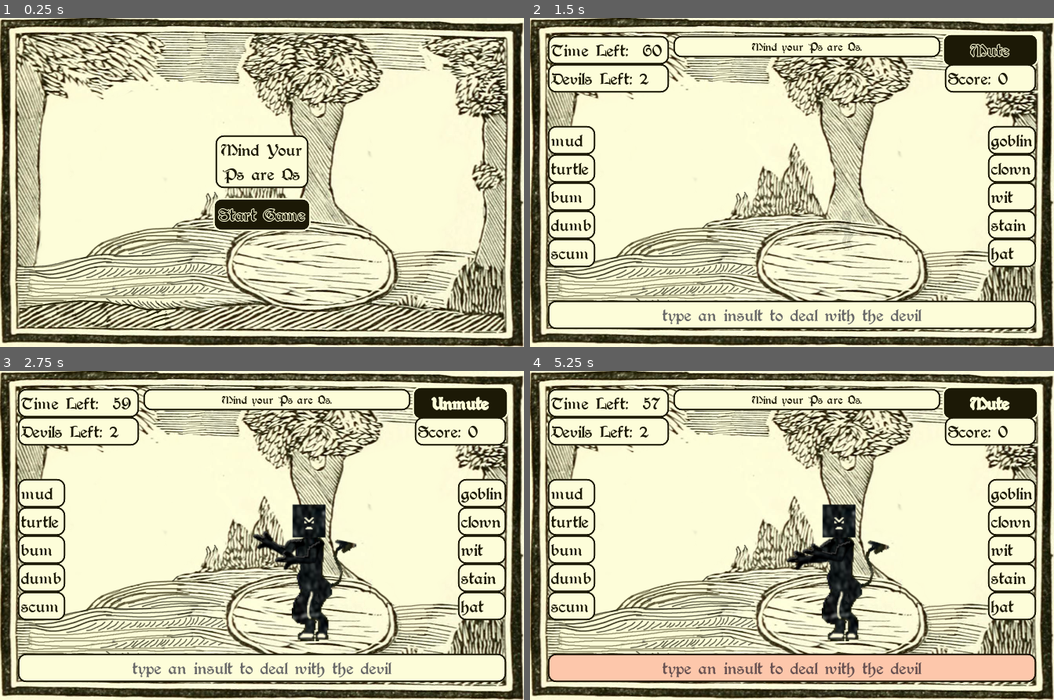
Above: before the commit, frames 1-4 (two rows, left to right).
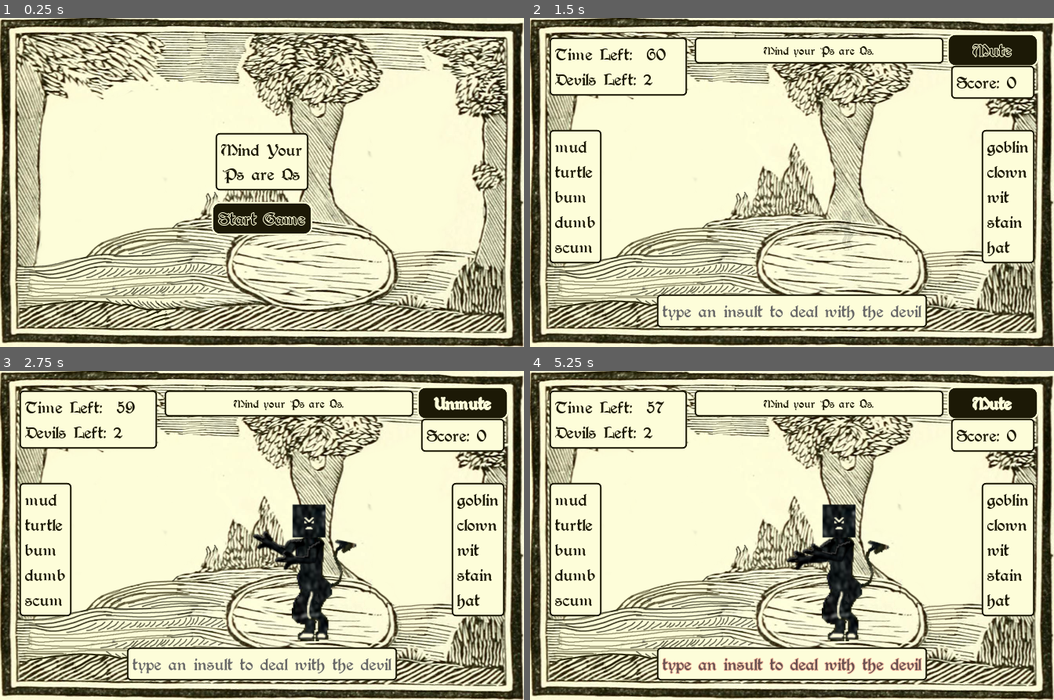
Above: after the commit, the same moments.

Repository: hoodscott/psareqs
Game: Godot game, scene res://scenes/Game.tscn
The game is run twice, just before and just after one commit, with the same random seed, the same clock (stepped at 60 frames per second) and the same inputs.
Inputs:
- Up to frame 1 (0.25 s): no input
- Up to frame 2 (1.5 s): click "Start Game" at 0.5 s; click "Ps are Qs" at 1.25 s
- Up to frame 3 (2.75 s): click "Mute" at 2 s
- Up to frame 4 (5.25 s): click "Unmute" at 2.75 s; tap Enter at 3.5 s; hold Right (ui_right) 3.53-4.28 s; tap Z at 3.6, 5.1 s; hold Down (ui_down) 4.28-5.03 s; tap Backspace at 4.35 s; hold Right (ui_right) from 5.03 s (still down)

The runs differ from the first frame. In frame 1, 1.7% of the frame differs, in the area x 40-60%, y 34-67%; in frame 2, 14%; in frame 3, 14%; in frame 4, 17%, in the area x 3-97%, y 5-95%.

Commit message:
Moves label background stylebox to dedicated panel
This allows separate lines of labels to be but in the one box
to slightly clean up look.
Also trialled using 9patch rect to make the stylebox match the handdrawn
background but couldnt work out how the sizing/stretching works (some
borders were too thin, some too thick)

Diff:
--- /dev/null
+++ b/resources/styleboxflat.tres
@@ -0,0 +1,13 @@
+[gd_resource type="StyleBoxFlat" format=2]
+
+[resource]
+bg_color = Color( 0.996078, 0.996078, 0.854902, 1 )
+border_width_left = 2
+border_width_top = 2
+border_width_right = 2
+border_width_bottom = 2
+border_color = Color( 0.113725, 0.101961, 0.027451, 1 )
+corner_radius_top_left = 5
+corner_radius_top_right = 5
+corner_radius_bottom_right = 5
+corner_radius_bottom_left = 5
--- /dev/null
+++ b/resources/styleboxtexture.tres
@@ -0,0 +1,13 @@
+[gd_resource type="StyleBoxTexture" load_steps=2 format=2]
+
+[ext_resource path="res://assets/img/9patchrect.png" type="Texture" id=1]
+
+[resource]
+texture = ExtResource( 1 )
+region_rect = Rect2( 0, 0, 167, 105 )
+margin_left = 5.0
+margin_right = 5.0
+margin_top = 5.0
+margin_bottom = 5.0
+axis_stretch_horizontal = 1
+axis_stretch_vertical = 1
--- a/resources/theme.tres
+++ b/resources/theme.tres
@@ -1,6 +1,7 @@
 [gd_resource type="Theme" load_steps=4 format=2]
 
 [ext_resource path="res://resources/font_24pt.tres" type="DynamicFont" id=1]
+[ext_resource path="res://resources/styleboxflat.tres" type="StyleBox" id=2]
 
 [sub_resource type="StyleBoxFlat" id=2]
 bg_color = Color( 0.113725, 0.101961, 0.027451, 1 )
@@ -18,22 +19,6 @@
 expand_margin_top = 5.0
 expand_margin_bottom = 5.0
 
-[sub_resource type="StyleBoxFlat" id=1]
-bg_color = Color( 0.996078, 0.996078, 0.854902, 1 )
-border_width_left = 2
-border_width_top = 2
-border_width_right = 2
-border_width_bottom = 2
-border_color = Color( 0.113725, 0.101961, 0.027451, 1 )
-corner_radius_top_left = 10
-corner_radius_top_right = 10
-corner_radius_bottom_right = 10
-corner_radius_bottom_left = 10
-expand_margin_left = 2.0
-expand_margin_right = 2.0
-expand_margin_top = 2.0
-expand_margin_bottom = 2.0
-
 [resource]
 default_font = ExtResource( 1 )
 Button/colors/font_color = Color( 0.113725, 0.101961, 0.027451, 1 )
@@ -45,4 +30,8 @@
 Button/styles/normal = SubResource( 2 )
 Button/styles/pressed = SubResource( 2 )
 Label/colors/font_color = Color( 0.113725, 0.101961, 0.027451, 1 )
-Label/styles/normal = SubResource( 1 )
+MarginContainer/constants/margin_bottom = 5
+MarginContainer/constants/margin_left = 5
+MarginContainer/constants/margin_right = 5
+MarginContainer/constants/margin_top = 5
+PanelContainer/styles/panel = ExtResource( 2 )
--- a/scenes/ui/UI.gd
+++ b/scenes/ui/UI.gd
@@ -12,7 +12,7 @@
 signal curse_chosen(index)
 
 
-onready var AudioManager := $GameContainer/VBoxContainer/HBoxContainer/VBoxContainer2/AudioManager
+onready var AudioManager := $GameContainer/VBoxContainer/TopRow/TopRight/AudioManager
 onready var _GameContainer := $GameContainer
 onready var _StartContainer := $StartContainer
 onready var _CurseChooser := $ChooserContainer
@@ -21,16 +21,16 @@
   $ChooserContainer/CurseChooser/Choice2,
   $ChooserContainer/CurseChooser/Choice3
  ]
-onready var _GameOver := $StartContainer/VBoxContainer/GameOver
+onready var _GameOver := $StartContainer/VBoxContainer/PanelContainer/MarginContainer/GameOver
 onready var _StartButton := $StartContainer/VBoxContainer/StartButton
 onready var _GameTimer := $Timer
-onready var _Clock := $GameContainer/VBoxContainer/HBoxContainer/VBoxContainer/Clock
-onready var _Devils := $GameContainer/VBoxContainer/HBoxContainer/VBoxContainer/Devils
-onready var _Rules := $GameContainer/VBoxContainer/HBoxContainer/VBoxContainer1/Rules
-onready var _Score := $GameContainer/VBoxContainer/HBoxContainer/VBoxContainer2/Score
-onready var _PrefixList := $GameContainer/VBoxContainer/Fragments/Prefixes
-onready var _SuffixList := $GameContainer/VBoxContainer/Fragments/Suffixes
-onready var _Typed := $GameContainer/VBoxContainer/Typed
+onready var _Clock := $GameContainer/VBoxContainer/TopRow/TopLeft/PanelContainer/MarginContainer/VBoxContainer/Clock
+onready var _Devils :=$GameContainer/VBoxContainer/TopRow/TopLeft/PanelContainer/MarginContainer/VBoxContainer/Devils
+onready var _Rules := $GameContainer/VBoxContainer/TopRow/TopMid/RulesPanel/MarginContainer/Rules
+onready var _Score := $GameContainer/VBoxContainer/TopRow/TopRight/PanelContainer/MarginContainer/Score
+onready var _PrefixList := $GameContainer/VBoxContainer/Fragments/VBoxContainer2/PanelContainer/MarginContainer/Prefixes
+onready var _SuffixList := $GameContainer/VBoxContainer/Fragments/VBoxContainer/PanelContainer/MarginContainer/Suffixes
+onready var _Typed := $GameContainer/VBoxContainer/Bottom/PanelContainer/MarginContainer/Typed
 onready var _Animations := $AnimationPlayer
 
 
--- a/scenes/ui/UI.tscn
+++ b/scenes/ui/UI.tscn
@@ -7,7 +7,7 @@
 [sub_resource type="Animation" id=1]
 length = 0.001
 tracks/0/type = "value"
-tracks/0/path = NodePath("GameContainer/VBoxContainer/Typed:rect_position")
+tracks/0/path = NodePath("GameContainer/VBoxContainer/Bottom/PanelContainer/MarginContainer/Typed:rect_position")
 tracks/0/interp = 1
 tracks/0/loop_wrap = true
 tracks/0/imported = false
@@ -19,7 +19,7 @@
 "values": [ Vector2( 0, 338 ) ]
 }
 tracks/1/type = "value"
-tracks/1/path = NodePath("GameContainer/VBoxContainer/Typed:modulate")
+tracks/1/path = NodePath("GameContainer/VBoxContainer/Bottom/PanelContainer/MarginContainer/Typed:modulate")
 tracks/1/interp = 1
 tracks/1/loop_wrap = true
 tracks/1/imported = false
@@ -33,9 +33,9 @@
 
 [sub_resource type="Animation" id=2]
 resource_name = "incorrect"
-length = 0.6
+length = 0.4
 tracks/0/type = "value"
-tracks/0/path = NodePath("GameContainer/VBoxContainer/Typed:modulate")
+tracks/0/path = NodePath("GameContainer/VBoxContainer/Bottom/PanelContainer/MarginContainer/Typed:modulate")
 tracks/0/interp = 1
 tracks/0/loop_wrap = true
 tracks/0/imported = false
@@ -44,7 +44,7 @@
 "times": PoolRealArray( 0, 0.1, 0.2, 0.3, 0.4, 0.5, 0.6 ),
 "transitions": PoolRealArray( 1, 1, 1, 1, 1, 1, 1 ),
 "update": 0,
-"values": [ Color( 1, 1, 1, 1 ), Color( 1, 0.678431, 0.678431, 1 ), Color( 1, 1, 1, 1 ), Color( 1, 0.678431, 0.678431, 1 ), Color( 1, 0.919608, 0.919608, 1 ), Color( 1, 0.678431, 0.678431, 1 ), Color( 1, 1, 1, 1 ) ]
+"values": [ Color( 1, 1, 1, 1 ), Color( 1, 0.678431, 0.678431, 1 ), Color( 1, 1, 1, 1 ), Color( 1, 0.678431, 0.678431, 1 ), Color( 1, 1, 1, 1 ), Color( 1, 0.678431, 0.678431, 1 ), Color( 1, 1, 1, 1 ) ]
 }
 
 [node name="UI" type="CanvasLayer"]
@@ -65,138 +65,234 @@
 margin_bottom = 395.0
 alignment = 1
 
-[node name="HBoxContainer" type="HBoxContainer" parent="GameContainer/VBoxContainer"]
+[node name="TopRow" type="HBoxContainer" parent="GameContainer/VBoxContainer"]
 margin_right = 618.0
-margin_bottom = 89.0
+margin_bottom = 78.0
 custom_constants/separation = 10
 
-[node name="VBoxContainer" type="VBoxContainer" parent="GameContainer/VBoxContainer/HBoxContainer"]
-margin_right = 150.0
-margin_bottom = 89.0
+[node name="TopLeft" type="VBoxContainer" parent="GameContainer/VBoxContainer/TopRow"]
+margin_right = 175.0
+margin_bottom = 78.0
 rect_min_size = Vector2( 150, 0 )
 size_flags_horizontal = 3
 
-[node name="Clock" type="Label" parent="GameContainer/VBoxContainer/HBoxContainer/VBoxContainer"]
-margin_right = 150.0
-margin_bottom = 32.0
+[node name="PanelContainer" type="PanelContainer" parent="GameContainer/VBoxContainer/TopRow/TopLeft"]
+margin_right = 175.0
+margin_bottom = 74.0
+rect_min_size = Vector2( 175, 0 )
+
+[node name="MarginContainer" type="MarginContainer" parent="GameContainer/VBoxContainer/TopRow/TopLeft/PanelContainer"]
+margin_left = 2.0
+margin_top = 2.0
+margin_right = 173.0
+margin_bottom = 72.0
+
+[node name="VBoxContainer" type="VBoxContainer" parent="GameContainer/VBoxContainer/TopRow/TopLeft/PanelContainer/MarginContainer"]
+margin_left = 5.0
+margin_top = 5.0
+margin_right = 166.0
+margin_bottom = 65.0
+
+[node name="Clock" type="Label" parent="GameContainer/VBoxContainer/TopRow/TopLeft/PanelContainer/MarginContainer/VBoxContainer"]
+margin_right = 161.0
+margin_bottom = 28.0
 rect_min_size = Vector2( 140, 0 )
 text = "Time: xxx"
 
-[node name="Devils" type="Label" parent="GameContainer/VBoxContainer/HBoxContainer/VBoxContainer"]
-margin_top = 36.0
-margin_right = 150.0
-margin_bottom = 68.0
+[node name="Devils" type="Label" parent="GameContainer/VBoxContainer/TopRow/TopLeft/PanelContainer/MarginContainer/VBoxContainer"]
+margin_top = 32.0
+margin_right = 161.0
+margin_bottom = 60.0
 rect_min_size = Vector2( 140, 0 )
 text = "Demons: xxx"
 
-[node name="VBoxContainer1" type="VBoxContainer" parent="GameContainer/VBoxContainer/HBoxContainer"]
-margin_left = 160.0
-margin_right = 496.0
-margin_bottom = 89.0
+[node name="TopMid" type="VBoxContainer" parent="GameContainer/VBoxContainer/TopRow"]
+margin_left = 185.0
+margin_right = 494.0
+margin_bottom = 78.0
 size_flags_horizontal = 3
 size_flags_stretch_ratio = 3.0
 
-[node name="Rules" type="Label" parent="GameContainer/VBoxContainer/HBoxContainer/VBoxContainer1"]
-margin_right = 336.0
-margin_bottom = 89.0
+[node name="RulesPanel" type="PanelContainer" parent="GameContainer/VBoxContainer/TopRow/TopMid"]
+margin_right = 309.0
+margin_bottom = 33.0
+
+[node name="MarginContainer" type="MarginContainer" parent="GameContainer/VBoxContainer/TopRow/TopMid/RulesPanel"]
+margin_left = 2.0
+margin_top = 2.0
+margin_right = 307.0
+margin_bottom = 31.0
+
+[node name="Rules" type="Label" parent="GameContainer/VBoxContainer/TopRow/TopMid/RulesPanel/MarginContainer"]
+margin_left = 5.0
+margin_top = 5.0
+margin_right = 300.0
+margin_bottom = 24.0
 custom_fonts/font = ExtResource( 1 )
-text = "Mind your Ps are Qs, and vowels are shifted, and words are backwards, and vowels are all Es, and words are in alphabetical order, and Ds are Bs
-"
+text = " and words are in alphabetical order, "
 align = 1
 autowrap = true
 
-[node name="VBoxContainer2" type="VBoxContainer" parent="GameContainer/VBoxContainer/HBoxContainer"]
-margin_left = 506.0
+[node name="TopRight" type="VBoxContainer" parent="GameContainer/VBoxContainer/TopRow"]
+margin_left = 504.0
 margin_right = 618.0
-margin_bottom = 89.0
+margin_bottom = 78.0
 size_flags_horizontal = 3
 
-[node name="AudioManager" parent="GameContainer/VBoxContainer/HBoxContainer/VBoxContainer2" instance=ExtResource( 2 )]
-margin_right = 112.0
+[node name="AudioManager" parent="GameContainer/VBoxContainer/TopRow/TopRight" instance=ExtResource( 2 )]
+margin_right = 114.0
 margin_bottom = 32.0
 focus_mode = 0
 
-[node name="Score" type="Label" parent="GameContainer/VBoxContainer/HBoxContainer/VBoxContainer2"]
+[node name="PanelContainer" type="PanelContainer" parent="GameContainer/VBoxContainer/TopRow/TopRight"]
 margin_top = 36.0
+margin_right = 114.0
+margin_bottom = 78.0
+
+[node name="MarginContainer" type="MarginContainer" parent="GameContainer/VBoxContainer/TopRow/TopRight/PanelContainer"]
+margin_left = 2.0
+margin_top = 2.0
 margin_right = 112.0
-margin_bottom = 68.0
+margin_bottom = 40.0
+custom_constants/margin_right = 5
+custom_constants/margin_top = 5
+custom_constants/margin_left = 5
+custom_constants/margin_bottom = 5
+
+[node name="Score" type="Label" parent="GameContainer/VBoxContainer/TopRow/TopRight/PanelContainer/MarginContainer"]
+margin_left = 5.0
+margin_top = 5.0
+margin_right = 105.0
+margin_bottom = 33.0
 text = "Score: xxx"
 
 [node name="Fragments" type="HBoxContainer" parent="GameContainer/VBoxContainer"]
-margin_top = 93.0
+margin_top = 82.0
 margin_right = 618.0
-margin_bottom = 334.0
+margin_bottom = 324.0
 size_flags_vertical = 3
 
-[node name="Prefixes" type="VBoxContainer" parent="GameContainer/VBoxContainer/Fragments"]
-margin_right = 112.0
-margin_bottom = 241.0
-alignment = 1
-
-[node name="Label" type="Label" parent="GameContainer/VBoxContainer/Fragments/Prefixes"]
-margin_top = 50.0
-margin_right = 112.0
-margin_bottom = 82.0
-text = "test content"
-
-[node name="Label2" type="Label" parent="GameContainer/VBoxContainer/Fragments/Prefixes"]
-margin_top = 86.0
-margin_right = 112.0
-margin_bottom = 118.0
-text = "test content"
-
-[node name="Label3" type="Label" parent="GameContainer/VBoxContainer/Fragments/Prefixes"]
-margin_top = 122.0
-margin_right = 112.0
-margin_bottom = 154.0
-text = "test content"
-
-[node name="Label4" type="Label" parent="GameContainer/VBoxContainer/Fragments/Prefixes"]
-margin_top = 158.0
-margin_right = 112.0
+[node name="VBoxContainer2" type="VBoxContainer" parent="GameContainer/VBoxContainer/Fragments"]
+margin_right = 122.0
+margin_bottom = 242.0
+alignment = 1
+
+[node name="PanelContainer" type="PanelContainer" parent="GameContainer/VBoxContainer/Fragments/VBoxContainer2"]
+margin_top = 52.0
+margin_right = 122.0
 margin_bottom = 190.0
+
+[node name="MarginContainer" type="MarginContainer" parent="GameContainer/VBoxContainer/Fragments/VBoxContainer2/PanelContainer"]
+margin_left = 2.0
+margin_top = 2.0
+margin_right = 120.0
+margin_bottom = 136.0
+
+[node name="Prefixes" type="VBoxContainer" parent="GameContainer/VBoxContainer/Fragments/VBoxContainer2/PanelContainer/MarginContainer"]
+margin_left = 5.0
+margin_top = 5.0
+margin_right = 113.0
+margin_bottom = 129.0
+alignment = 1
+
+[node name="Label" type="Label" parent="GameContainer/VBoxContainer/Fragments/VBoxContainer2/PanelContainer/MarginContainer/Prefixes"]
+margin_right = 108.0
+margin_bottom = 28.0
+text = "test content"
+
+[node name="Label2" type="Label" parent="GameContainer/VBoxContainer/Fragments/VBoxContainer2/PanelContainer/MarginContainer/Prefixes"]
+margin_top = 32.0
+margin_right = 108.0
+margin_bottom = 60.0
+text = "test content"
+
+[node name="Label3" type="Label" parent="GameContainer/VBoxContainer/Fragments/VBoxContainer2/PanelContainer/MarginContainer/Prefixes"]
+margin_top = 64.0
+margin_right = 108.0
+margin_bottom = 92.0
+text = "test content"
+
+[node name="Label4" type="Label" parent="GameContainer/VBoxContainer/Fragments/VBoxContainer2/PanelContainer/MarginContainer/Prefixes"]
+margin_top = 96.0
+margin_right = 108.0
+margin_bottom = 124.0
 text = "test content"
 
 [node name="Spacer" type="HBoxContainer" parent="GameContainer/VBoxContainer/Fragments"]
-margin_left = 116.0
-margin_right = 502.0
-margin_bottom = 241.0
+margin_left = 126.0
+margin_right = 492.0
+margin_bottom = 242.0
 size_flags_horizontal = 3
 
-[node name="Suffixes" type="VBoxContainer" parent="GameContainer/VBoxContainer/Fragments"]
-margin_left = 506.0
+[node name="VBoxContainer" type="VBoxContainer" parent="GameContainer/VBoxContainer/Fragments"]
+margin_left = 496.0
 margin_right = 618.0
-margin_bottom = 241.0
-alignment = 1
-
-[node name="Label" type="Label" parent="GameContainer/VBoxContainer/Fragments/Suffixes"]
-margin_top = 50.0
-margin_right = 112.0
-margin_bottom = 82.0
-text = "test content"
-
-[node name="Label2" type="Label" parent="GameContainer/VBoxContainer/Fragments/Suffixes"]
-margin_top = 86.0
-margin_right = 112.0
-margin_bottom = 118.0
-text = "test content"
-
-[node name="Label3" type="Label" parent="GameContainer/VBoxContainer/Fragments/Suffixes"]
-margin_top = 122.0
-margin_right = 112.0
-margin_bottom = 154.0
-text = "test content"
-
-[node name="Label4" type="Label" parent="GameContainer/VBoxContainer/Fragments/Suffixes"]
-margin_top = 158.0
-margin_right = 112.0
+margin_bottom = 242.0
+alignment = 1
+
+[node name="PanelContainer" type="PanelContainer" parent="GameContainer/VBoxContainer/Fragments/VBoxContainer"]
+margin_top = 52.0
+margin_right = 122.0
 margin_bottom = 190.0
-text = "test content"
-
-[node name="Typed" type="Label" parent="GameContainer/VBoxContainer"]
-margin_top = 338.0
+
+[node name="MarginContainer" type="MarginContainer" parent="GameContainer/VBoxContainer/Fragments/VBoxContainer/PanelContainer"]
+margin_left = 2.0
+margin_top = 2.0
+margin_right = 120.0
+margin_bottom = 136.0
+
+[node name="Suffixes" type="VBoxContainer" parent="GameContainer/VBoxContainer/Fragments/VBoxContainer/PanelContainer/MarginContainer"]
+margin_left = 5.0
+margin_top = 5.0
+margin_right = 113.0
+margin_bottom = 129.0
+alignment = 1
+
+[node name="Label" type="Label" parent="GameContainer/VBoxContainer/Fragments/VBoxContainer/PanelContainer/MarginContainer/Suffixes"]
+margin_right = 108.0
+margin_bottom = 28.0
+text = "test content"
+
+[node name="Label2" type="Label" parent="GameContainer/VBoxContainer/Fragments/VBoxContainer/PanelContainer/MarginContainer/Suffixes"]
+margin_top = 32.0
+margin_right = 108.0
+margin_bottom = 60.0
+text = "test content"
+
+[node name="Label3" type="Label" parent="GameContainer/VBoxContainer/Fragments/VBoxContainer/PanelContainer/MarginContainer/Suffixes"]
+margin_top = 64.0
+margin_right = 108.0
+margin_bottom = 92.0
+text = "test content"
+
+[node name="Label4" type="Label" parent="GameContainer/VBoxContainer/Fragments/VBoxContainer/PanelContainer/MarginContainer/Suffixes"]
+margin_top = 96.0
+margin_right = 108.0
+margin_bottom = 124.0
+text = "test content"
+
+[node name="Bottom" type="HBoxContainer" parent="GameContainer/VBoxContainer"]
+margin_top = 328.0
 margin_right = 618.0
 margin_bottom = 370.0
+alignment = 1
+
+[node name="PanelContainer" type="PanelContainer" parent="GameContainer/VBoxContainer/Bottom"]
+margin_left = 137.0
+margin_right = 481.0
+margin_bottom = 42.0
+
+[node name="MarginContainer" type="MarginContainer" parent="GameContainer/VBoxContainer/Bottom/PanelContainer"]
+margin_left = 2.0
+margin_top = 2.0
+margin_right = 342.0
+margin_bottom = 40.0
+
+[node name="Typed" type="Label" parent="GameContainer/VBoxContainer/Bottom/PanelContainer/MarginContainer"]
+margin_top = 338.0
+margin_right = 330.0
+margin_bottom = 366.0
+rect_min_size = Vector2( 330, 28 )
 align = 1
 
 [node name="StartContainer" type="CenterContainer" parent="."]
@@ -204,23 +300,35 @@
 anchor_bottom = 1.0
 
 [node name="VBoxContainer" type="VBoxContainer" parent="StartContainer"]
-margin_left = 277.0
-margin_top = 152.0
-margin_right = 391.0
-margin_bottom = 267.0
+margin_left = 275.0
+margin_top = 147.0
+margin_right = 393.0
+margin_bottom = 272.0
 custom_constants/separation = 20
 
-[node name="GameOver" type="Label" parent="StartContainer/VBoxContainer"]
-margin_right = 114.0
-margin_bottom = 63.0
+[node name="PanelContainer" type="PanelContainer" parent="StartContainer/VBoxContainer"]
+margin_right = 118.0
+margin_bottom = 73.0
+
+[node name="MarginContainer" type="MarginContainer" parent="StartContainer/VBoxContainer/PanelContainer"]
+margin_left = 2.0
+margin_top = 2.0
+margin_right = 116.0
+margin_bottom = 71.0
+
+[node name="GameOver" type="Label" parent="StartContainer/VBoxContainer/PanelContainer/MarginContainer"]
+margin_left = 5.0
+margin_top = 5.0
+margin_right = 109.0
+margin_bottom = 64.0
 text = "Mind Your
 Ps are Qs"
 align = 1
 
 [node name="StartButton" type="Button" parent="StartContainer/VBoxContainer"]
-margin_top = 83.0
-margin_right = 114.0
-margin_bottom = 115.0
+margin_top = 93.0
+margin_right = 118.0
+margin_bottom = 125.0
 text = "Start Game"
 
 [node name="ChooserContainer" type="CenterContainer" parent="."]
@@ -229,15 +337,25 @@
 anchor_bottom = 1.0
 
 [node name="CurseChooser" type="VBoxContainer" parent="ChooserContainer"]
-margin_left = 259.0
-margin_top = 123.0
-margin_right = 408.0
-margin_bottom = 296.0
+margin_left = 282.0
+margin_top = 137.0
+margin_right = 385.0
+margin_bottom = 282.0
 custom_constants/separation = 15
 
-[node name="Label" type="Label" parent="ChooserContainer/CurseChooser"]
-margin_right = 149.0
-margin_bottom = 32.0
+[node name="PanelContainer" type="PanelContainer" parent="ChooserContainer/CurseChooser"]
+margin_right = 4.0
+margin_bottom = 4.0
+
+[node name="MarginContainer" type="MarginContainer" parent="ChooserContainer/CurseChooser/PanelContainer"]
+margin_right = 40.0
+margin_bottom = 40.0
+
+[node name="Label" type="Label" parent="ChooserContainer/CurseChooser/PanelContainer/MarginContainer"]
+margin_left = 5.0
+margin_top = 6.0
+margin_right = 150.0
+margin_bottom = 34.0
 text = "Choose a Curse"
 align = 1
 
Binary file added: assets/img/9patchrect.png
Not shown, added: assets/img/9patchrect.png.import
